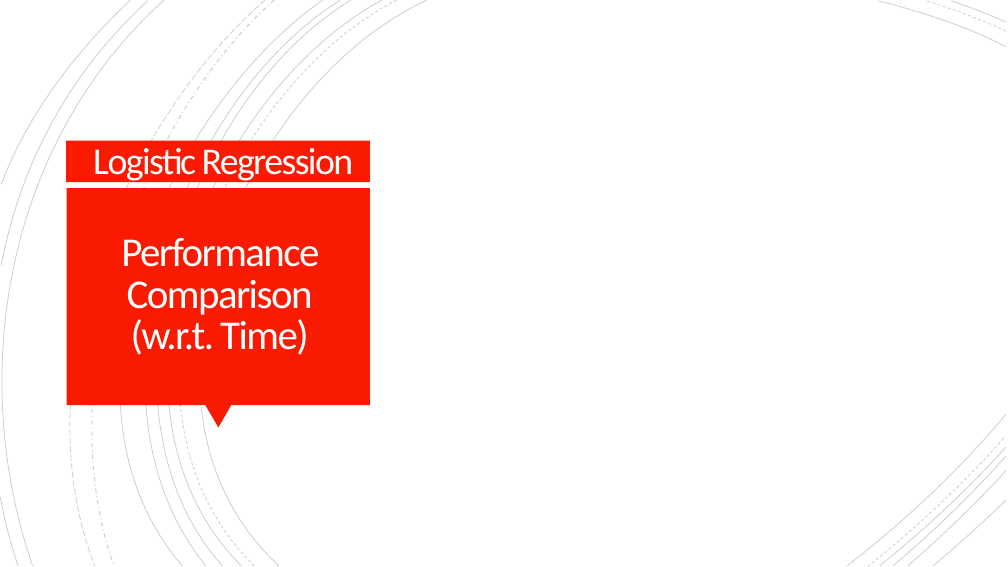
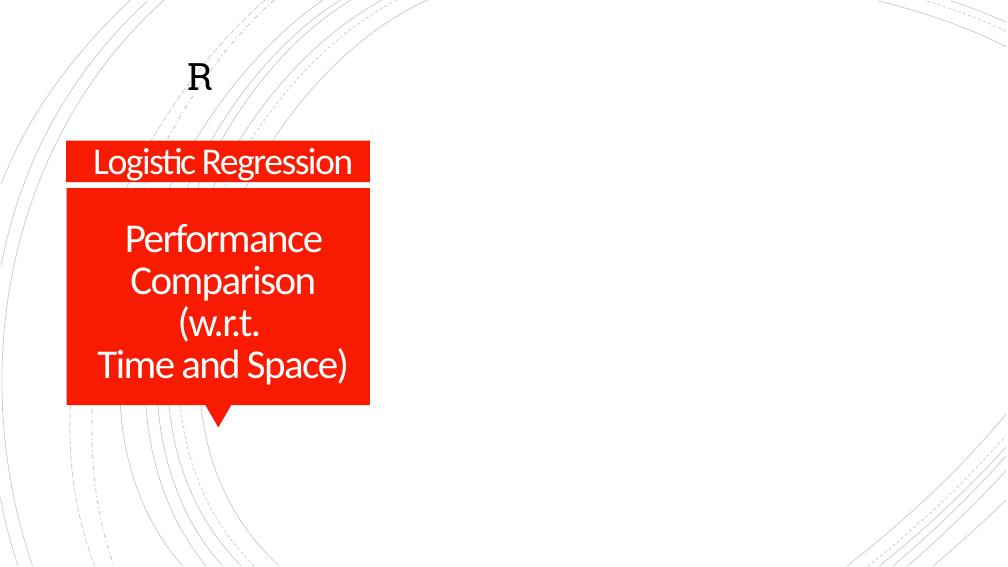
Before and after one commit to ymart1n/ML-Research-Repo, a slide deck: slide 6 of Homework 1/hw1-pre.pptx (slide 2 before the commit). Drawn at 1008x567 pixels with LibreOffice and Linux fonts; fonts in the diff are those of the drawing. Boxes give left, top, right and bottom in pixels: in the first picture for what was removed or moved away, otherwise in the second. Text is boxed around its words. In the diff, an @@ line names an element or a change of style, - is before the commit and + after.

```diff
--- a/Homework 1/hw1-pre.pptx
+++ b/Homework 1/hw1-pre.pptx
@@ text added at (x1=188, y1=57, x2=214, y2=99), 36 pt, text #000000 @@
+R
@@ text "Performance Comparison" moved from (x1=121, y1=238, x2=319, y2=355) to (x1=97, y1=224, x2=349, y2=385) @@
@@ text at (x1=97, y1=306, x2=349, y2=385): text changed @@
-(w.r.t. Time)
+(w.r.t.
+Time and Space)
```
Also in this commit, not shown: 1 other slide changed, 5 slides added.
